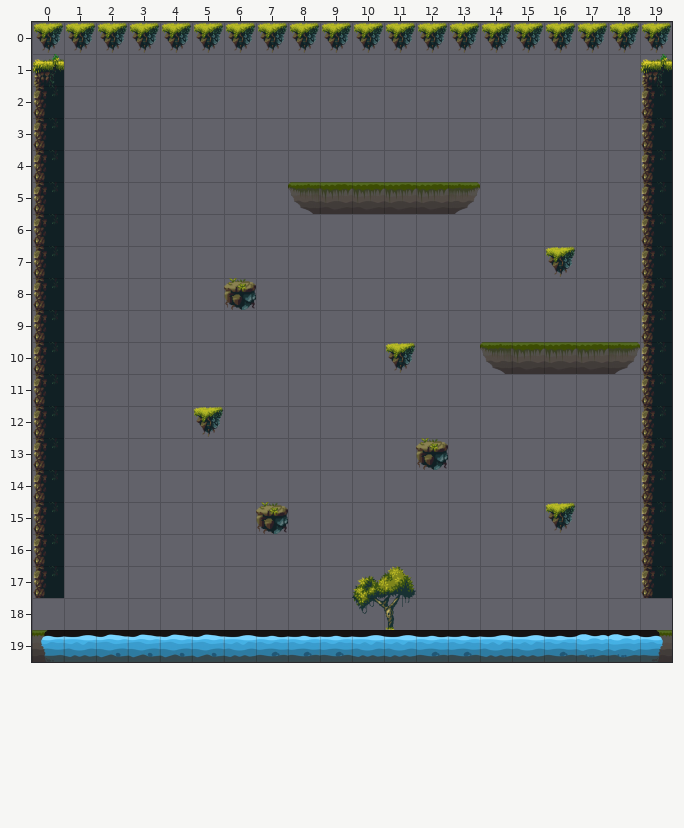
Tiled map: assets/tilemaps/source/joust-alpha-1.tmx. Above: the version before the commit.
Cells are 64x64 px. Shown: x 0..19, y 0..19.
Now the later version:
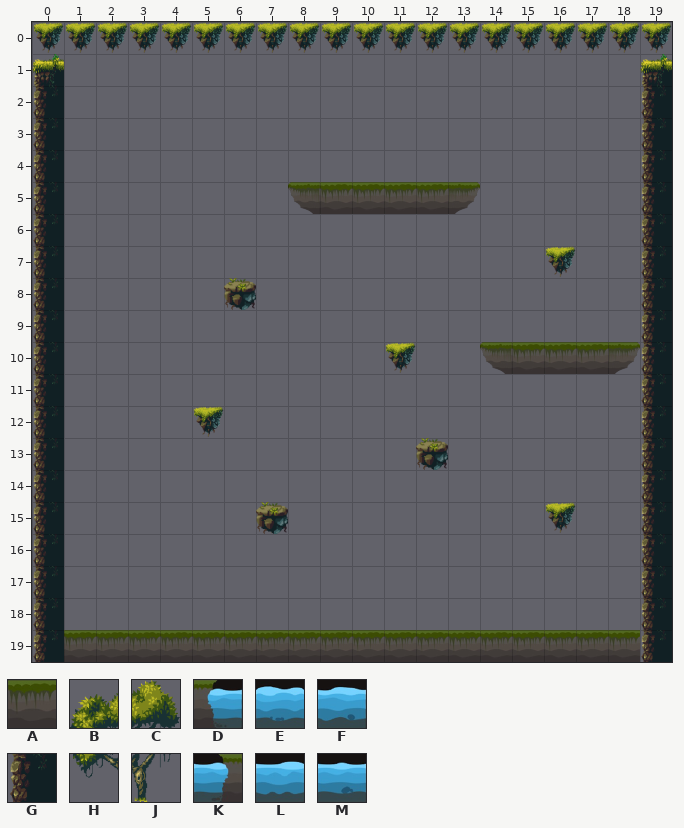
Key: from "skin1-tileset": A 3, B 7, C 8, D 9, E 10, F 11, G 12, H 13, J 14, K 15, L 16, M 17.
_ is an empty cell, . an unchanged one.
Change:
--- layer "Tile Layer 1"
@@ x 0..19 @@
-17 ..........BC........
-18 _.........HJ......._
-19 DLFFFFLMMMLLMMLLMEEK
+17 ..........__........
+18 G.........__.......G
+19 GAAAAAAAAAAAAAAAAAAG
Boxes around the changes in both pictures, in picture pixels (x1, y1, x2, y2):
changed: (32, 566, 672, 662)
